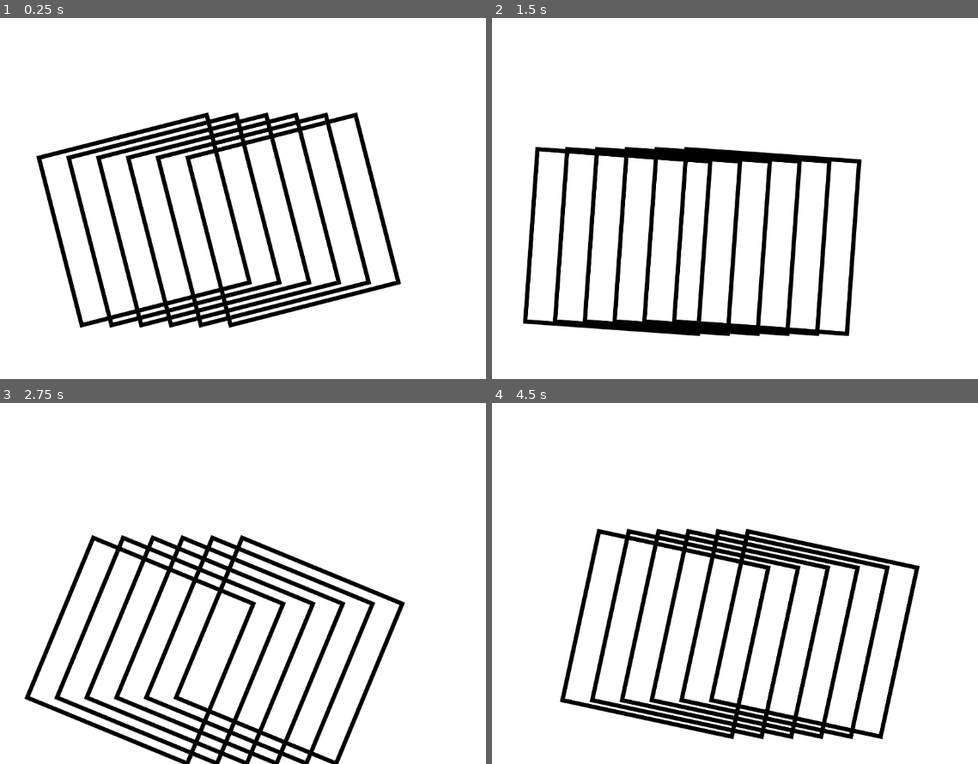
Above: before the commit, frames 1-4 (two rows, left to right).
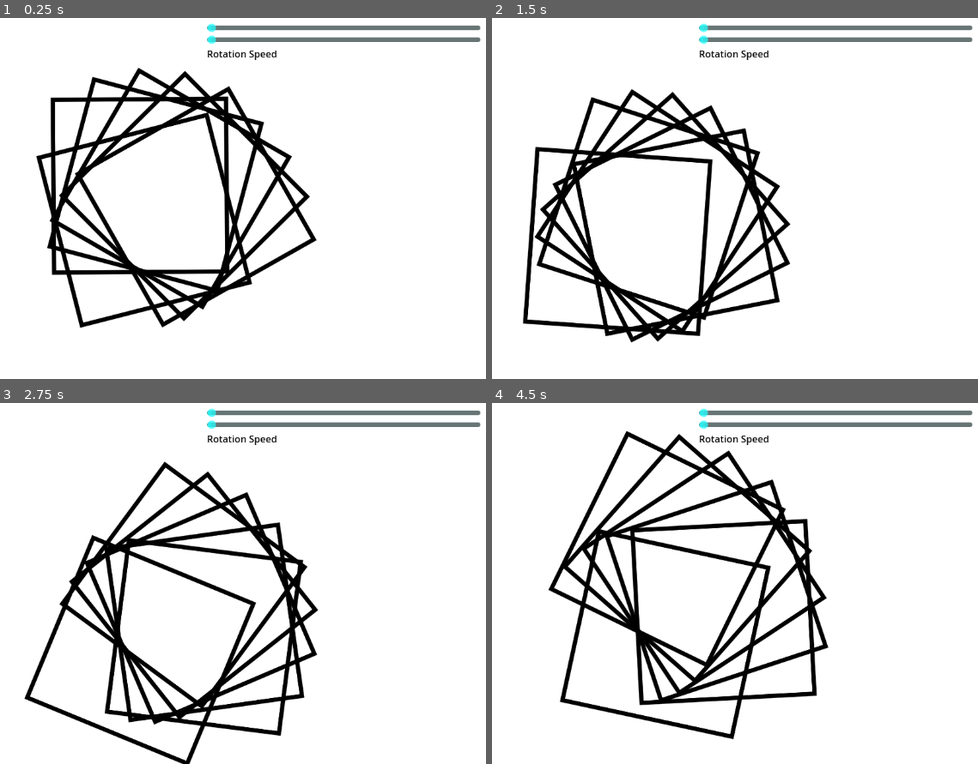
Above: after the commit, the same moments.

Repository: Juju-brz/GDVJ
Game: Godot game, scene res://persianPattern.tscn
Two runs of this game, one before a commit and one after it. Both use one fixed random seed, a clock stepped at 60 frames per second and the inputs below.
Inputs:
- Up to frame 1 (0.25 s): no input
- Up to frame 2 (1.5 s): no input
- Up to frame 3 (2.75 s): no input
- Up to frame 4 (4.5 s): no input

The runs differ from the first frame. In frame 1, 18% of the frame differs, in the area x 9-99%, y 1-86%; in frame 2, 15%; in frame 3, 17%; in frame 4, 19%, in the area x 11-99%, y 1-94%.

Commit message:
ok now making with Transform instead shader

Diff:
--- /dev/null
+++ b/Test/SceneTest.tscn
@@ -0,0 +1,33 @@
+[gd_scene load_steps=4 format=3 uid="uid://ctn2bivge2p0p"]
+
+[ext_resource type="Shader" uid="uid://6l3x4vbp4wnq" path="res://Test/Testshader.gdshader" id="1_kah6c"]
+[ext_resource type="Script" uid="uid://b6es2o4fhai0s" path="res://Test/TestHUD.gd" id="2_6rcc8"]
+
+[sub_resource type="ShaderMaterial" id="ShaderMaterial_6rcc8"]
+shader = ExtResource("1_kah6c")
+shader_parameter/angle = 0.0
+
+[node name="Node2D" type="Node2D"]
+
+[node name="ColorRect" type="ColorRect" parent="."]
+material = SubResource("ShaderMaterial_6rcc8")
+offset_left = 197.0
+offset_top = 148.0
+offset_right = 558.0
+offset_bottom = 371.0
+
+[node name="Control" type="Control" parent="."]
+layout_mode = 3
+anchors_preset = 0
+offset_right = 40.0
+offset_bottom = 40.0
+script = ExtResource("2_6rcc8")
+
+[node name="HSlider" type="HSlider" parent="Control"]
+layout_mode = 0
+offset_left = 54.0
+offset_top = 57.0
+offset_right = 318.0
+offset_bottom = 73.0
+max_value = 6.28
+step = 0.01
--- /dev/null
+++ b/Test/TestHUD.gd
@@ -0,0 +1,22 @@
+extends Control
+
+@onready var slider = $HSlider  # Assure-toi que le nom du Slider est correct
+@onready var color_rect = get_parent().get_node("ColorRect")  # Chemin vers le ColorRect
+
+func _ready():
+	# Vérifie que le Slider et le ColorRect existent
+	if slider and color_rect:
+		slider.value_changed.connect(_on_slider_changed)
+	else:
+		print("Erreur : Slider ou ColorRect non trouvé !")
+
+func _on_slider_changed(value):
+	# Vérifie que le ColorRect a un ShaderMaterial
+	#if color_rect.material is ShaderMaterial:
+		#var shader_material = color_rect.material as ShaderMaterial
+		#shader_material.set_shader_parameter("angle", valeur)
+		#print("Nouvelle valeur de l'angle : ", valeur)  # Pour déboguer
+	#else:
+		#print("Erreur : Le ColorRect n'a pas de ShaderMaterial !")
+	if color_rect:
+		color_rect.position.x = value * 10
--- /dev/null
+++ b/Test/Testshader.gdshader
@@ -0,0 +1,13 @@
+shader_type canvas_item;
+
+// Déclare la variable 'angle' comme un float uniform
+uniform float angle = 0.0;
+
+void fragment() {
+    // Exemple : rotation des UVs de la texture
+    vec2 rotated_uv = vec2(
+        cos(angle) * (UV.x - 0.5) + sin(angle) * (UV.y - 0.5) + 0.5,
+        -sin(angle) * (UV.x - 0.5) + cos(angle) * (UV.y - 0.5) + 0.5
+    );
+    COLOR = texture(TEXTURE, rotated_uv);
+}
--- /dev/null
+++ b/hud.tscn
@@ -0,0 +1,44 @@
+[gd_scene load_steps=2 format=3 uid="uid://tix460vuo16o"]
+
+[ext_resource type="Script" uid="uid://bl156tyqcxg1j" path="res://hudControl.gd" id="1_37p78"]
+
+[node name="Control" type="Control"]
+layout_mode = 3
+anchors_preset = 15
+anchor_right = 1.0
+anchor_bottom = 1.0
+grow_horizontal = 2
+grow_vertical = 2
+script = ExtResource("1_37p78")
+ma_variable = 0.4
+
+[node name="ColorRect" type="ColorRect" parent="."]
+layout_mode = 0
+offset_right = 40.0
+offset_bottom = 40.0
+
+[node name="VBoxContainer" type="VBoxContainer" parent="."]
+layout_mode = 1
+anchors_preset = -1
+offset_left = 672.0
+offset_top = 49.0
+offset_right = 1131.0
+offset_bottom = 85.0
+alignment = 2
+
+[node name="HSlider" type="HSlider" parent="VBoxContainer"]
+modulate = Color(0.14509805, 1, 1, 1)
+layout_mode = 2
+
+[node name="rotation_speed" type="HSlider" parent="VBoxContainer"]
+modulate = Color(0.14509805, 1, 1, 1)
+layout_mode = 2
+
+[node name="Label" type="Label" parent="VBoxContainer"]
+layout_mode = 2
+theme_override_colors/font_color = Color(0, 0, 0, 1)
+theme_override_colors/font_shadow_color = Color(0.29411766, 1, 1, 0)
+theme_override_colors/font_outline_color = Color(1, 1, 1, 1)
+text = "Rotation Speed"
+
+[connection signal="value_changed" from="VBoxContainer/HSlider" to="." method="_on_h_slider_value_changed"]
--- /dev/null
+++ b/hudControl.gd
@@ -0,0 +1,18 @@
+extends Control
+
+@export var ma_variable: float = 0.0
+@onready var slider : HSlider = $HSlider
+
+signal valeur_slider_modifiee(nouvelle_valeur)
+
+func _ready():
+	# Remplace "Slider" par le chemin correct
+	if slider:
+		slider.value = ma_variable
+		slider.connect("value_changed", _on_slider_value_changed)
+	else:
+		print("Erreur : Le nœud Slider n'a pas été trouvé !")
+
+func _on_slider_value_changed(valeur):
+	ma_variable = valeur
+	emit_signal("valeur_slider_modifiee", valeur)
--- a/persianPattern.tscn
+++ b/persianPattern.tscn
@@ -1,9 +1,10 @@
-[gd_scene load_steps=7 format=3 uid="uid://qywxpr5vvcjj"]
+[gd_scene load_steps=8 format=3 uid="uid://qywxpr5vvcjj"]
 
 [ext_resource type="Shader" uid="uid://cmfsoauknrqx6" path="res://persianPattern.gdshader" id="1_l6xcm"]
 [ext_resource type="Shader" uid="uid://drwjc53tvusib" path="res://square.gdshader" id="2_bym46"]
 [ext_resource type="Texture2D" uid="uid://cxk1yqvdskdin" path="res://Square.svg" id="3_oevug"]
 [ext_resource type="Script" uid="uid://c4hfbx71iow0l" path="res://square.gd" id="4_oevug"]
+[ext_resource type="PackedScene" uid="uid://tix460vuo16o" path="res://hud.tscn" id="5_73kxq"]
 
 [sub_resource type="ShaderMaterial" id="ShaderMaterial_f05lg"]
 shader = ExtResource("1_l6xcm")
@@ -26,3 +27,5 @@
 position = Vector2(576, 420)
 scale = Vector2(0.63, 0.63)
 texture = ExtResource("3_oevug")
+
+[node name="Control" parent="." instance=ExtResource("5_73kxq")]
--- a/square.gd
+++ b/square.gd
@@ -1,30 +1,28 @@
 extends Node2D
 
-# Nombre de duplicatas souhaités
 const NB_DUPLICATES: int = 5
-# Espacement entre chaque duplicata
 const SPACING: float = 50.0
 
+@export var angle = 0.0
+@onready var hud = $"/root/Node2D/HUD"  # Chemin absolu vers ton HUD
 func _ready():
-	var original_sprite = $Square  # Remplace par le chemin correct
-
+	var original_sprite = $Square
 	if not original_sprite:
-		print("Erreur : Le nœud Sprite2D n'a pas été trouvé !")
+		print("No Sprint2D found")
 		return
 
 	for i in range(NB_DUPLICATES):
 		var duplicated_sprite = original_sprite.duplicate()
 		add_child(duplicated_sprite)
 
-		# Positionne chaque duplicata à côté de l'original
+		#duplicated_sprite.position = Vector2(
+			#original_sprite.position.x + (i + 1) * SPACING,
+			#original_sprite.position.y
+			#
+		#)
+		angle = (i + 1) * SPACING
 		duplicated_sprite.position = Vector2(
-			original_sprite.position.x + (i + 1) * SPACING,
-			original_sprite.position.y
+			original_sprite.position.x + cos(angle) * 100,
+			original_sprite.position.y + sin(angle) * 100
 		)
-
-		# Optionnel : Change la couleur pour les distinguer
-		duplicated_sprite.modulate = Color(
-			randf_range(0.5, 1.0),
-			randf_range(0.5, 1.0),
-			randf_range(0.5, 1.0)
-		)
+		duplicated_sprite.rotation = angle
Not shown, added: Test/TestHUD.gd.uid
Not shown, added: Test/Testshader.gdshader.uid
Not shown, added: hudControl.gd.uid
